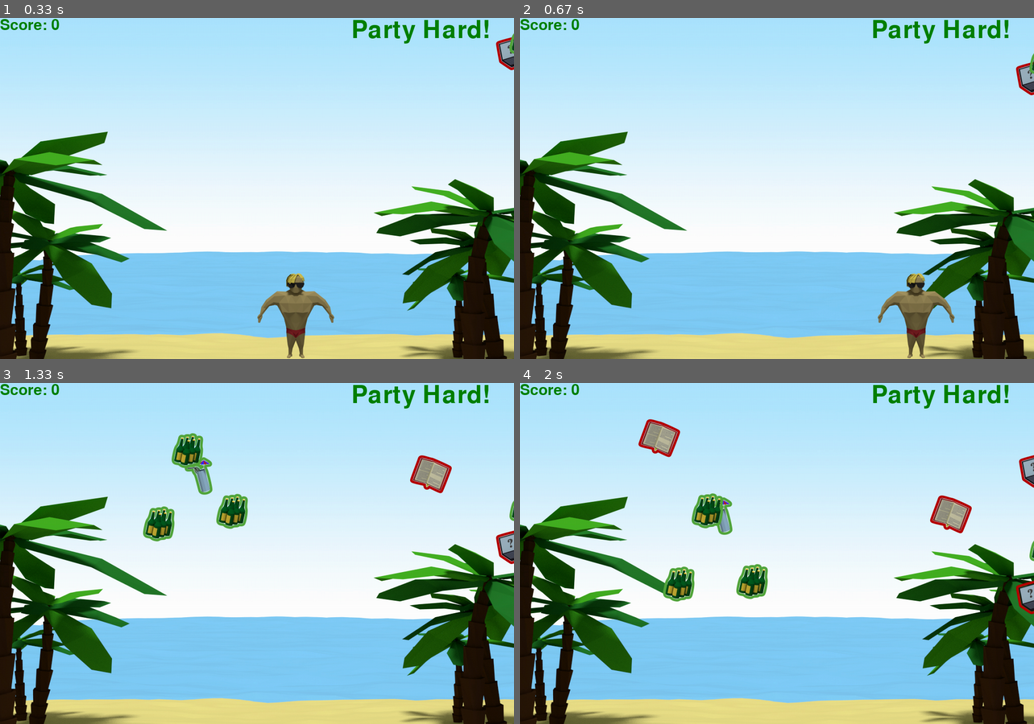
Above: before the commit, frames 1-4 (two rows, left to right).
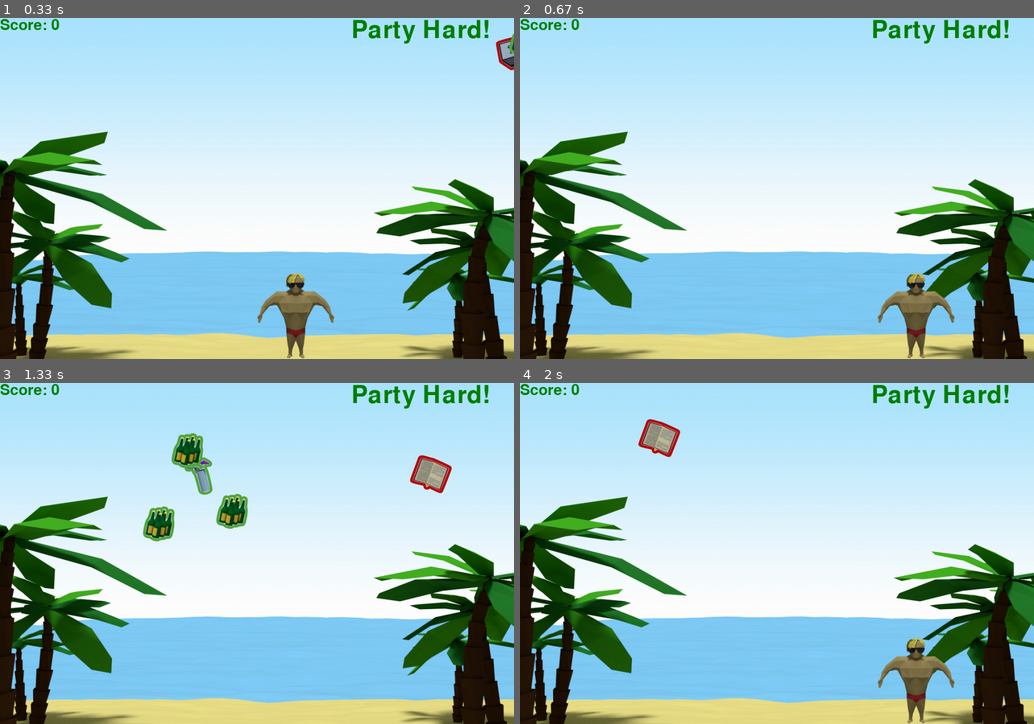
Above: after the commit, the same moments.

Repository: jlee7/ggj2015
Game: pygame game, started from partyhard/main.py
Same seed, same stepped clock (60 frames per second), same inputs: the game is played once before the commit and once after it. The source is Python 2; it was converted automatically to run under Python 3.
Inputs:
- Up to frame 1 (0.33 s): no input
- Up to frame 2 (0.67 s): hold Enter from 0.33 s (still down); hold D from 0.33 s (still down)
- Up to frame 3 (1.33 s): release Enter at 0.8 s; release D at 0.8 s; hold M 0.83-1.3 s; hold D 0.83-1.3 s
- Up to frame 4 (2 s): tap Enter at 1.33 s; hold D from 1.67 s (still down)

Frame 1 is identical in both runs. In frame 2, 0.3% of the frame differs, in the area x 96-100%, y 10-23%; in frame 3, 0.3%; in frame 4, 4.2%, in the area x 27-100%, y 21-100%.

Commit message:
restart on ENTER

Diff:
--- a/partyhard/event_manager.py
+++ b/partyhard/event_manager.py
@@ -69,3 +69,7 @@
 class StopGameEvent(Event):
     def __init__(self):
         self.name = "Stop Game"
+
+class RestartGameEvent(Event):
+    def __init__(self):
+        self.name = "Restart Game"
--- a/partyhard/game_model.py
+++ b/partyhard/game_model.py
@@ -33,6 +33,13 @@
             self.flip_partytime()
         elif isinstance(event, StopGameEvent):
             self.state = self.STATE_PAUSED
+        elif isinstance(event, RestartGameEvent):
+            self.restart_game()
+
+    def restart_game(self):
+        self.score = 0
+        self.partytime = True
+        self.state = self.STATE_RUNNING
 
     def grant_score(self, event):
         if self.partytime:
--- a/partyhard/game_sound.py
+++ b/partyhard/game_sound.py
@@ -10,15 +10,21 @@
 
 class GameSound(object):
     def __init__(self):
-        pass
+        self.sounds = []
 
     #----------------------------------------------------------------------
 
     def load_party_track(self):
         sound = pygame.mixer.Sound("assets/rock2.WAV")
+        self.sounds.append(sound)
         return sound
 
     def load_study_track(self):
         #sound = pygame.mixer.Sound("assets/dream.WAV")
     	sound = pygame.mixer.Sound("assets/rock.WAV")
+        self.sounds.append(sound)
     	return sound
+
+    def stop_all_sounds(self):
+        for sound in self.sounds:
+            sound.stop()
--- a/partyhard/game_view.py
+++ b/partyhard/game_view.py
@@ -28,11 +28,14 @@
         self.event_manager = event_manager
         self.event_manager.register_listener(self)
         self.game_model = game_model
+        # flags
+        self.game_over_screen = False
+        self.partytime = True # man braucht hier leider ein eigenen party time flag
         # basic screen
         self.screen = pygame.display.set_mode((WIDTH, HEIGHT))
         self.background=pygame.Surface(self.screen.get_size())
         # Background image depending on mode
-        if self.game_model.partytime == True:
+        if self.partytime == True:
             self.background=pygame.image.load(BACKGROUND_PARTYTIME)
         else:
             self.background=pygame.image.load(BACKGROUND_STUDYTIME)
@@ -58,9 +61,6 @@
         self.party_track = self.game_sound.load_party_track()
         self.party_track.play(-1)
         self.study_track = self.game_sound.load_study_track()
-        # flags
-        self.game_over_screen = False
-        self.partytime = True # man braucht hier leider ein eigenen party time flag
         # parameters
         self.item_fall_speed_modifier_partytime = 1.0
         self.item_fall_speed_modifier_studytime = 1.6
@@ -139,6 +139,10 @@
                 self.item_fall_speed_modifier = self.item_fall_speed_modifier_studytime
             self.itemgroup.update(self.partytime)
 
+        # Restart Game
+        elif isinstance(event, RestartGameEvent):
+            self.game_sound.stop_all_sounds()
+            self.__init__(self.event_manager, self.game_model)
 
     def flip_partytime(self):
         if self.partytime == True:
--- a/partyhard/keyboard_controller.py
+++ b/partyhard/keyboard_controller.py
@@ -29,6 +29,10 @@
             if event.key==pygame.K_ESCAPE:
                 pygame.quit()
                 exit(0)
+        if event.type == pygame.KEYDOWN:
+            if event.key==pygame.K_RETURN:
+                self.evManager.post(RestartGameEvent())
+
     #----------------------------------------------------------------------
 
     def collect_user_game_inputs(self, event):
@@ -39,7 +43,6 @@
                 self.keys[1]=True
             elif event.key ==pygame.K_m:
                 self.controlkeys[0]=True
-                pass
         if event.type == pygame.KEYUP:
             if event.key==pygame.K_a:
                 self.keys[0]=False
@@ -47,6 +50,7 @@
                 self.keys[1]=False
             elif event.key==pygame.K_m:
                 self.controlkeys[0]=False
+
     #----------------------------------------------------------------------
 
     def process_user_game_inputs(self):
